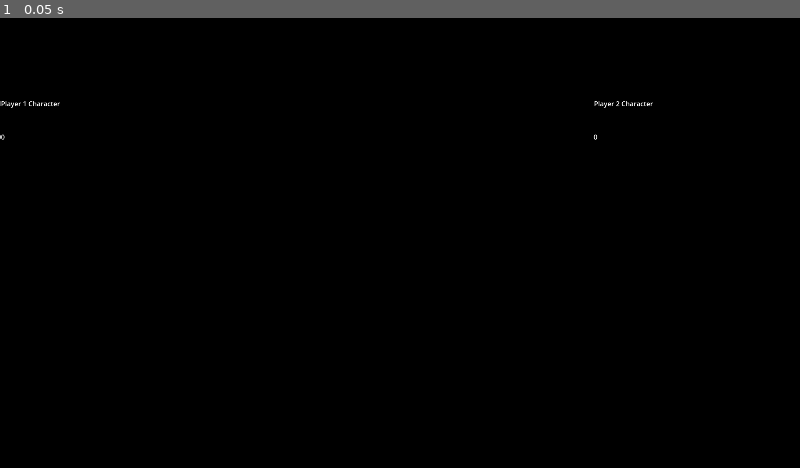
Above: before the commit, frame 1.
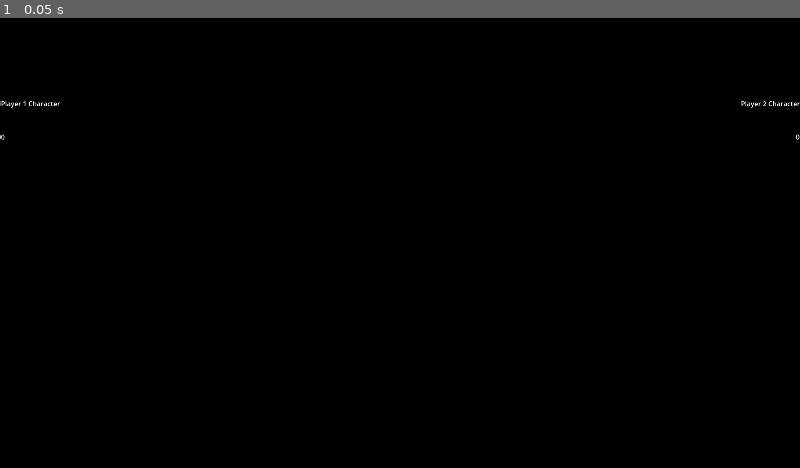
Above: after the commit, the same moment.

Repository: SHyguymoll/FightingGameEngine
Game: Godot game, scene res://scenes/Game.tscn
Two runs of this game, one before a commit and one after it. Both use one fixed random seed, a clock stepped at 60 frames per second and the inputs below. This scene is started directly instead of the project's main scene.
Inputs:
- Up to frame 1 (0.05 s): no input

The runs differ from the first frame. In frame 1, 0.1% of the frame differs, in the area x 74-100%, y 18-28%.
Error in both runs: Invalid call. Nonexistent function 'instantiate' in base 'Nil'. (res://scripts/Game.gd:69)

Commit message:
moved things around to make window resizing a little less wacky

Diff:
--- a/scenes/Game.tscn
+++ b/scenes/Game.tscn
@@ -22,11 +22,9 @@
 
 [node name="P1Inputs" type="Label" parent="HUD"]
 anchors_preset = -1
-anchor_top = 0.074
-anchor_bottom = 0.074
-offset_top = 192.08
+offset_top = 272.0
 offset_right = 495.0
-offset_bottom = 272.08
+offset_bottom = 352.0
 text = "0"
 
 [node name="P2Char" type="Label" parent="HUD"]
@@ -37,18 +35,19 @@
 offset_top = 192.0
 offset_bottom = 272.0
 text = "Player 2 Character"
+horizontal_alignment = 2
 
 [node name="P2Inputs" type="Label" parent="HUD"]
-anchors_preset = -1
-anchor_left = 0.999
-anchor_top = 0.074
-anchor_right = 0.999
-anchor_bottom = 0.074
-offset_left = -494.08
-offset_top = 192.08
-offset_right = 1.91992
-offset_bottom = 272.08
+anchors_preset = 1
+anchor_left = 1.0
+anchor_right = 1.0
+offset_left = -495.0
+offset_top = 272.0
+offset_right = 0.999756
+offset_bottom = 352.0
+grow_horizontal = 0
 text = "0"
+horizontal_alignment = 2
 
 [node name="P1Health" type="TextureProgressBar" parent="HUD"]
 offset_left = 384.0
@@ -58,7 +57,11 @@
 fill_mode = 1
 
 [node name="P2Health" type="TextureProgressBar" parent="HUD"]
-offset_left = 1024.0
-offset_right = 1536.0
+anchors_preset = 1
+anchor_left = 1.0
+anchor_right = 1.0
+offset_left = -896.0
+offset_right = -384.0
 offset_bottom = 128.0
+grow_horizontal = 0
 value = 10.0
